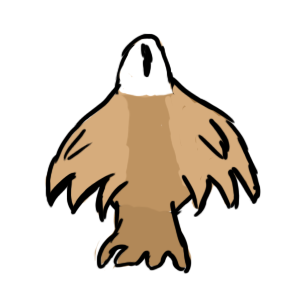
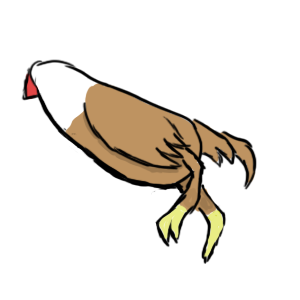
Comparing the layer stacks of the two 300×300 images. Changes:
added layer "dead sketch" above "Dead" over box(21, 59, 257, 264)
hid "body", moved it above "ringtwing" over box(95, 33, 204, 220)
hid "ringtwing" over box(168, 76, 261, 217)
hid "wing" over box(164, 82, 259, 211)
hid "leftwing" over box(44, 83, 129, 223)
hid "Layer 2" over box(44, 93, 131, 218)
hid "tail" over box(93, 200, 192, 274)
